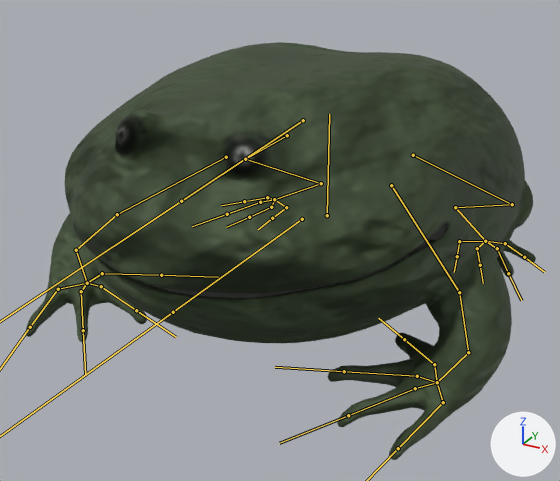
An edit to the FBX model Assets/Models/frog_fbx/frog.fbx, drawn before and after from the same camera.
One viewpoint serves both versions: a camera (50 mm lens) standing at (2.06, -4.03, 2.36) and looking at (-0.06, -0.19, 0.44). Every picture has the same lights, and +X, +Y and +Z are marked at lower right. The bones that bend it are drawn over the model as lines.

Objects in the first picture: 'Retopo_Toad-for-print'.
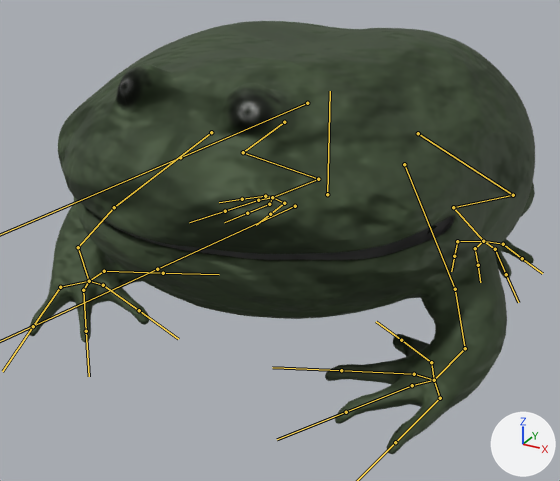
The newer file adds an action. The first version stands in its rest pose; the second is drawn at frame 59 of the action 'Armature.002|frog_stand'.

Location of each change, [x1, y1, x2, y2] in pixels of the pictures (560 x 481 px):
'Retopo_Toad-for-print', posed: before [25, 42, 536, 460]; after [29, 21, 535, 454]
bone 'Bone.050', root to tip: before (327, 215) to (329, 114); after (327, 194) to (330, 91)
bone 'Bone.005', root to tip: before (302, 219) to (173, 312); after (295, 206) to (157, 269)
bone 'Bone.004', root to tip: before (303, 120) to (181, 201); after (307, 103) to (180, 157)
bone 'Bone.006', root to tip: before (413, 155) to (512, 204); after (418, 133) to (513, 195)
bone 'Bone.008', root to tip: before (455, 207) to (485, 241); after (453, 207) to (483, 241)
bone 'Bone.012', root to tip: before (391, 185) to (459, 292); after (404, 164) to (455, 289)
bone 'Bone.013', root to tip: before (459, 292) to (468, 352); after (455, 289) to (465, 348)
bone 'Bone.014', root to tip: before (468, 352) to (437, 382); after (465, 348) to (434, 380)
bone 'Bone.028', root to tip: before (287, 135) to (245, 159); after (284, 122) to (243, 152)
bone 'Bone.030', root to tip: before (321, 183) to (274, 199); after (318, 179) to (272, 197)
bone 'Bone.031', root to tip: before (274, 199) to (267, 197); after (272, 197) to (265, 196)
bone 'Bone.039', root to tip: before (226, 157) to (117, 214); after (211, 132) to (114, 207)
bone 'Bone.041', root to tip: before (76, 250) to (87, 283); after (78, 247) to (89, 281)

What the commit changed:
Bone 'Bone.050' (bone_bone_050) moves from (0.0, 0.0, 0.0) to (0.0, 0.149, 0.0).
Bone 'Bone.005' (bone_bone_005) moves from (0.0, 0.0, 0.0) to (0.016, 0.064, -0.044).
Bone 'Bone.005' (bone_bone_005) turns from (0, 0, 0) to (6, -3, -1) degrees about its own x, y and z.
Bone 'Bone.004' (bone_bone_004) moves from (0.0, 0.0, 0.0) to (-0.016, -0.013, -0.047).
Bone 'Bone.004' (bone_bone_004) turns from (0, 0, 0) to (5, -3, -1) degrees about its own x, y and z.
Bone 'Bone.006' (bone_bone_006) moves from (0.0, 0.0, 0.0) to (-0.051, 0.045, 0.027).
Bone 'Bone.006' (bone_bone_006) turns from (0, 0, 0) to (-6, -7, 0) degrees about its own x, y and z.
Bone 'Bone.008' (bone_bone_008) turns from (0, 0, 0) to (6, 6, 0) degrees about its own x, y and z.
Bone 'Bone.012' (bone_bone_012) moves from (0.0, 0.0, 0.0) to (-0.001, 0.054, 0.046).
Bone 'Bone.012' (bone_bone_012) turns from (0, 0, 0) to (-8, -6, 10) degrees about its own x, y and z.
Bone 'Bone.013' (bone_bone_013) turns from (0, 0, 0) to (7, 12, -6) degrees about its own x, y and z.
Bone 'Bone.014' (bone_bone_014) turns from (0, 0, 0) to (0, 2, -3) degrees about its own x, y and z.
Bone 'Bone.028' (bone_bone_028) moves from (0.0, 0.0, 0.0) to (0.021, 0.063, -0.026).
Bone 'Bone.028' (bone_bone_028) turns from (0, 0, 0) to (-3, 2, -1) degrees about its own x, y and z.
Bone 'Bone.030' (bone_bone_030) turns from (0, 0, 0) to (3, 2, -2) degrees about its own x, y and z.
Bone 'Bone.031' (bone_bone_031) turns from (0, 0, 0) to (1, 4, -4) degrees about its own x, y and z.
Bone 'Bone.039' (bone_bone_039) moves from (0.0, 0.0, 0.0) to (-0.009, 0.075, -0.075).
Bone 'Bone.039' (bone_bone_039) turns from (0, 0, 0) to (8, 4, 6) degrees about its own x, y and z.
Bone 'Bone.041' (bone_bone_041) turns from (0, 0, 0) to (-12, -3, 3) degrees about its own x, y and z.
